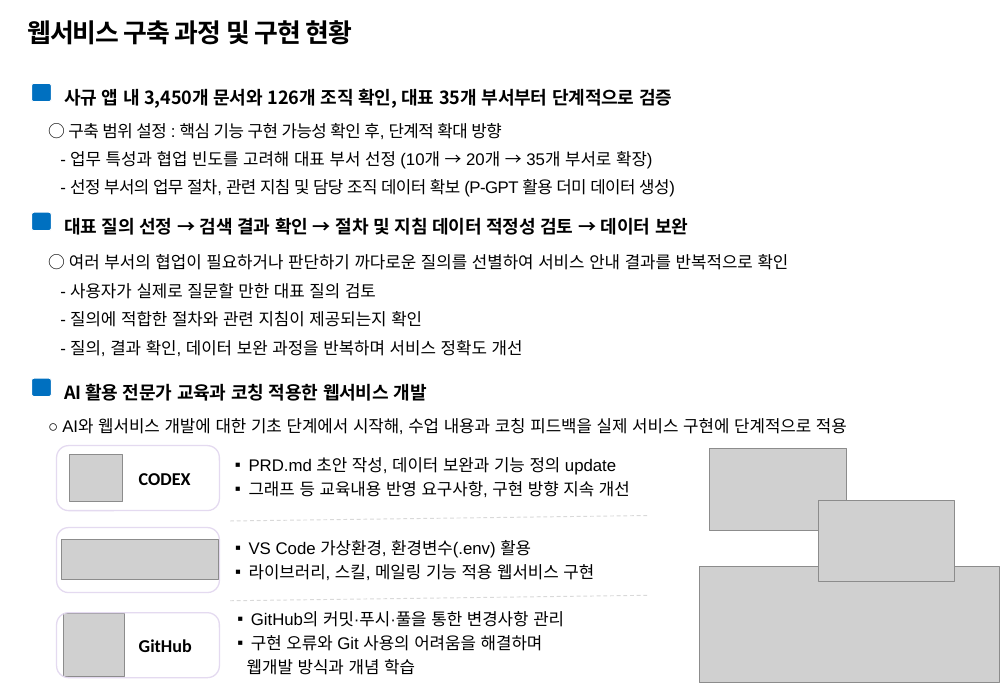
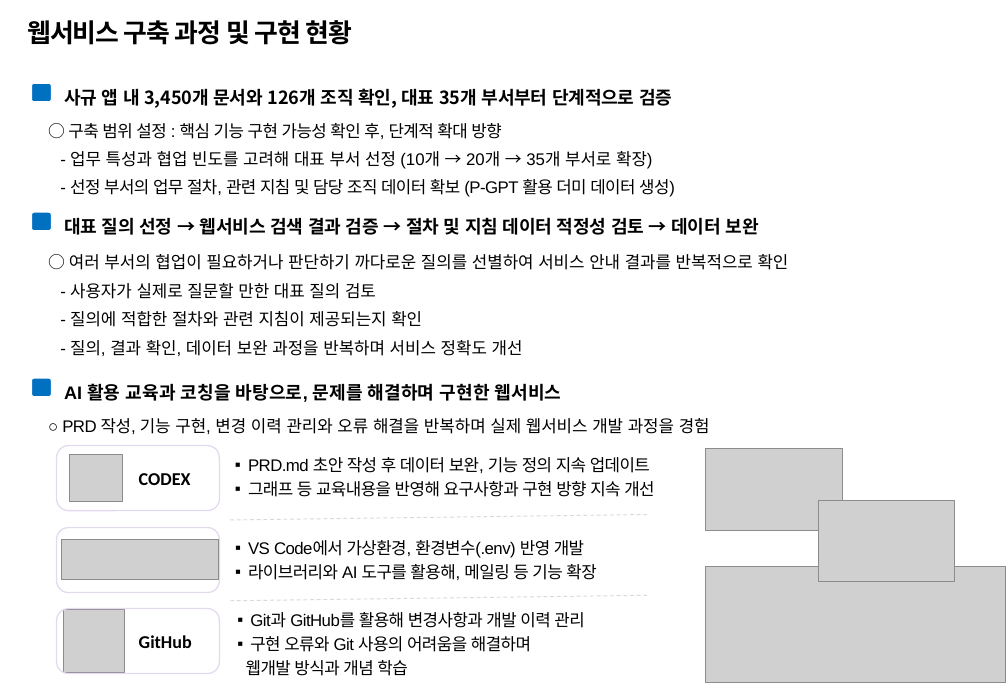
Before and after one commit to temmi81-hue/department-navigator-prototype, a slide deck: slide 2 of .codex-output/2609_업무 지침 네비게이터_발표자료.pptx. Drawn at 1008x698 pixels with LibreOffice and Linux fonts; fonts in the diff are those of the drawing; grey boxes stand for pictures; background and template pictures are left out. Boxes give left, top, right and bottom in pixels: in the first picture for what was removed or moved away, otherwise in the second. Text is boxed around its words. In the diff, an @@ line names an element or a change of style, - is before the commit and + after.

Commit message:
docs: 발표자료 최종 문구 보완

```diff
--- a/.codex-output/2609_업무 지침 네비게이터_발표자료.pptx
+++ b/.codex-output/2609_업무 지침 네비게이터_발표자료.pptx
@@ text at (64,217,759,235): text changed @@
-대표 질의 선정 → 검색 결과 확인 → 절차 및 지침 데이터 적정성 검토 → 데이터 보완
+대표 질의 선정 → 웹서비스 검색 결과 검증 → 절차 및 지침 데이터 적정성 검토 → 데이터 보완
@@ text at (64,383,562,402): text changed; font Noto Sans CJK KR to Arial @@
-AI 활용 전문가 교육과 코칭 적용한 웹서비스 개발
+AI 활용 교육과 코칭을 바탕으로, 문제를 해결하며 구현한 웹서비스
@@ text at (62,418,710,434): text changed @@
-○ AI와 웹서비스 개발에 대한 기초 단계에서 시작해, 수업 내용과 코칭 피드백을 실제 서비스 구현에 단계적으로 적용
+○ PRD 작성, 기능 구현, 변경 이력 관리와 오류 해결을 반복하며 실제 웹서비스 개발 과정을 경험
@@ picture: place and size @@
-picture at (709,448,847,530)
+picture at (706,448,843,530)
@@ text at (248,457,654,497): text changed @@
-▪ PRD.md 초안 작성, 데이터 보완과 기능 정의 update
-▪ 그래프 등 교육내용 반영 요구사항, 구현 방향 지속 개선
+▪ PRD.md 초안 작성 후 데이터 보완, 기능 정의 지속 업데이트
+▪ 그래프 등 교육내용을 반영해 요구사항과 구현 방향 지속 개선
@@ text at (248,540,596,580): text changed @@
-▪ VS Code 가상환경, 환경변수(.env) 활용
-▪ 라이브러리, 스킬, 메일링 기능 적용 웹서비스 구현
+▪ VS Code에서 가상환경, 환경변수(.env) 반영 개발
+▪ 라이브러리와 AI 도구를 활용해, 메일링 등 기능 확장
@@ picture: place and size @@
-picture at (699,567,1000,682)
+picture at (706,567,1006,682)
@@ rounded rectangle "GitHub": place and size @@
-rounded rectangle "GitHub" at (57,612,220,678)
+rounded rectangle "GitHub" at (57,609,220,674)
@@ picture: place and size @@
-picture at (63,614,125,677)
+picture at (63,610,125,672)
@@ text at (250,612,584,628): text changed @@
-▪ GitHub의 커밋·푸시·풀을 통한 변경사항 관리
+▪ Git과 GitHub를 활용해 변경사항과 개발 이력 관리
@@ text at (246,636,531,676): letter spacing 0 to -0.4 pt in "구현 오류와 Git 사용의 어려움을 해결하며", "웹개발 방식과 개념 학습" @@
```
Also in this commit, not shown: 2 other slides changed.
